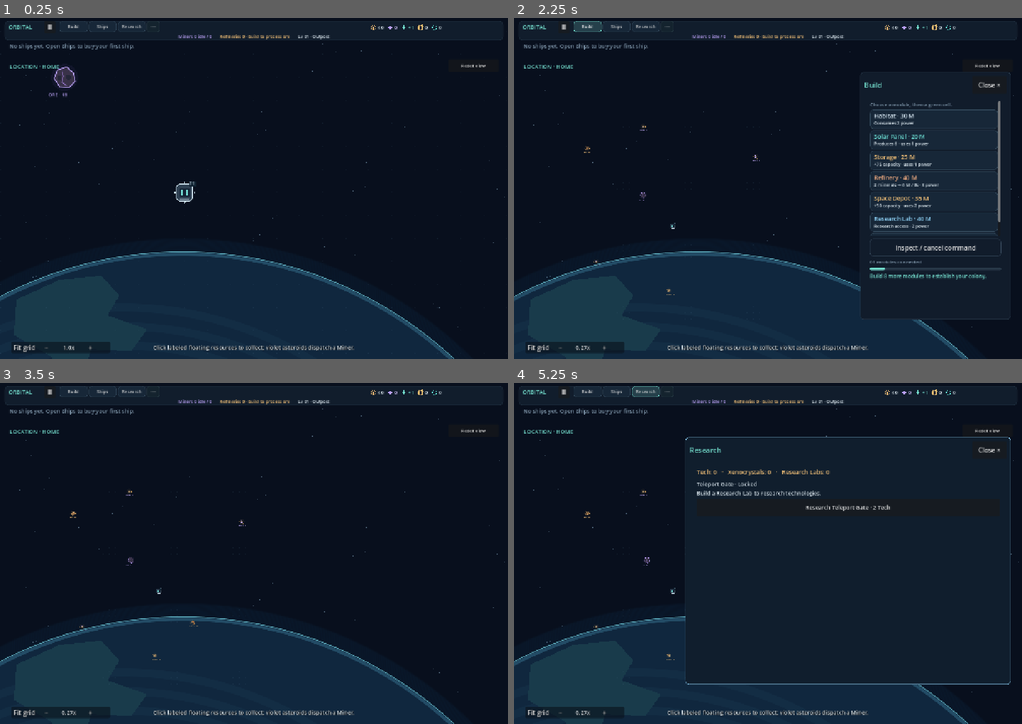
Above: before the commit, frames 1-4 (two rows, left to right).
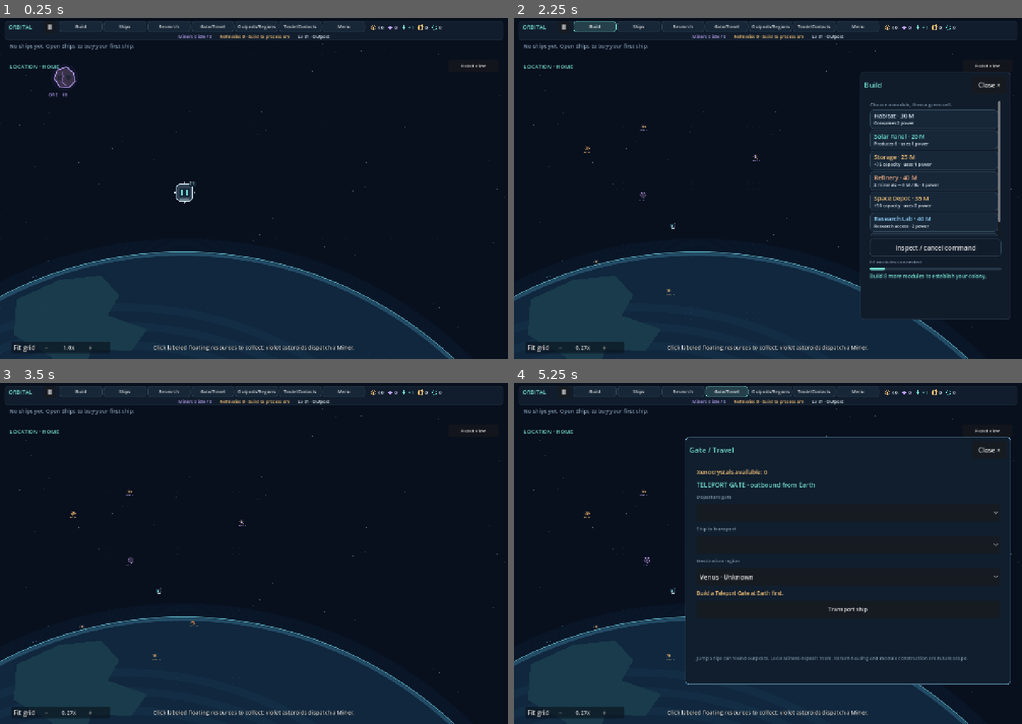
Above: after the commit, the same moments.

Repository: pidiman/orbital
Game: Godot game, scene res://orbital.tscn
Two runs of this game, one before a commit and one after it. Both use one fixed random seed, a clock stepped at 60 frames per second and the inputs below.
Inputs (mouse positions are in pixels of both pictures, inside the frame that each line leads up to):
- Up to frame 1 (0.25 s): no input
- Up to frame 2 (2.25 s): click "Fit grid" at 0.5 s; click "+" at 1.25 s; click "Build" at 2 s
- Up to frame 3 (3.5 s): click "Inspect / cancel command" at 2.75 s
- Up to frame 4 (5.25 s): click "Ships" at 3.5 s; click "Research" at 4.25 s; click (727, 393) at 5 s, where only the run after the commit has a clickable "Gate/Travel"

The runs differ from the first frame. In frame 1, 0.3% of the frame differs, in the area x 13-72%, y 0-5%; in frame 2, 0.4%; in frame 3, 0.3%; in frame 4, 2.3%, in the area x 13-96%, y 0-82%.

Commit message:
HUD: show all menu buttons inline (remove overflow dropdown)

Diff:
--- a/scripts/hud.gd
+++ b/scripts/hud.gd
@@ -12,8 +12,6 @@
 var tech_label: Label
 var xenocrystal_label: Label
 var menu_scroll: ScrollContainer
-var more_button: Button
-var more_popup: PopupPanel
 var toolbar: GridContainer
 var title_label: Label
 var ship_tray: ScrollContainer
@@ -838,7 +836,7 @@
 		label.mouse_filter = Control.MOUSE_FILTER_STOP
 	resource_bar.hide()
 	toolbar = GridContainer.new()
-	toolbar.columns = 4
+	toolbar.columns = 7
 	toolbar.add_theme_constant_override("h_separation", 3)
 	toolbar.add_theme_constant_override("v_separation", 8)
 	menu_scroll = ScrollContainer.new()
@@ -846,31 +844,17 @@
 	root.add_child(menu_scroll)
 	menu_scroll.add_child(toolbar)
 	toolbar.size_flags_horizontal = Control.SIZE_EXPAND_FILL
-	more_popup = PopupPanel.new()
-	more_popup.name = "MoreMenus"
-	root.add_child(more_popup)
-	var overflow := VBoxContainer.new()
-	more_popup.add_child(overflow)
 	for caption: String in ["Build", "Ships", "Research", "Gate/Travel", "Outposts/Regions", "Trade/Contacts", "Menu"]:
 		var button := Button.new()
 		button.text = caption
-		button.custom_minimum_size.y = 28 if caption in ["Build", "Ships", "Research"] else 36
+		button.custom_minimum_size.y = 28
 		button.size_flags_horizontal = Control.SIZE_EXPAND_FILL
 		button.add_theme_font_size_override("font_size", 11)
 		button.add_theme_stylebox_override("normal", _style(Color("172738"), Color("304557")))
 		button.add_theme_stylebox_override("hover", _style(Color("25404b"), CYAN))
-		button.pressed.connect(func() -> void: more_popup.hide(); open_menu(caption))
-		if caption in ["Build", "Ships", "Research"]: toolbar.add_child(button)
-		else: overflow.add_child(button)
+		button.pressed.connect(func() -> void: open_menu(caption))
+		toolbar.add_child(button)
 		menu_buttons[caption] = button
-	more_button = Button.new()
-	more_button.text = "···"
-	more_button.tooltip_text = "Travel, regions, contacts and Menu"
-	more_button.custom_minimum_size = Vector2(32, 28)
-	more_button.add_theme_stylebox_override("normal", _style(Color("14232e"), Color("293d46"), 5))
-	more_button.pressed.connect(func() -> void:
-		more_popup.popup(Rect2i(Vector2i(more_button.global_position + Vector2(0, 32)), Vector2i(205, 160))))
-	toolbar.add_child(more_button)
 	research_button.get_parent().remove_child(research_button)
 	research_button.queue_free()
 	research_button = menu_buttons["Research"]
@@ -948,9 +932,9 @@
 func _layout_menus() -> void:
 	if not is_instance_valid(toolbar): return
 	var viewport_size := get_viewport().get_visible_rect().size
-	toolbar.columns = 4
+	toolbar.columns = 7
 	menu_scroll.position = Vector2(150, 8)
-	menu_scroll.size = Vector2(252, 28)
+	menu_scroll.size = Vector2(maxf(160, viewport_size.x - 510), 28)
 	toolbar.custom_minimum_size.y = 28
 	title_label.position = Vector2(22, 13)
 	if is_instance_valid(compact_resources):
@@ -976,7 +960,6 @@
 		target.size = Vector2(width, minf(height, 220) if target == menu_panel else (minf(height, 360) if target == ship_context else height))
 
 func close_panels() -> void:
-	if is_instance_valid(more_popup): more_popup.hide()
 	if is_instance_valid(dev_panel): dev_panel.hide()
 	for target: PanelContainer in managed_panels:
 		if is_instance_valid(target): target.hide()
@@ -1231,7 +1214,7 @@
 	_wrap_panel(settings_panel, "Settings")
 
 func has_open_panel() -> bool:
-	return (is_instance_valid(more_popup) and more_popup.visible) or managed_panels.any(func(item: PanelContainer) -> bool: return item.visible) or (is_instance_valid(dev_panel) and dev_panel.visible)
+	return managed_panels.any(func(item: PanelContainer) -> bool: return item.visible) or (is_instance_valid(dev_panel) and dev_panel.visible)
 
 func pointer_over_ui(point: Vector2) -> bool:
 	var viewport_size := get_viewport().get_visible_rect().size
--- a/tests/compact_hud_playthrough.gd
+++ b/tests/compact_hud_playthrough.gd
@@ -9,7 +9,7 @@
 	for i in range(1, 12): game.model.build(Vector2(i * 58, 0), "solar")
 	for kind: String in game.model.ship_catalog: game.model.buy_ship(kind)
 	await settle(3)
-	checks.three_primary = hud.toolbar.get_child_count() == 4 and not hud.menu_buttons["Gate/Travel"].is_visible_in_tree()
+	checks.all_inline = hud.toolbar.get_child_count() == 7 and hud.menu_buttons.values().all(func(button: Button) -> bool: return button.is_visible_in_tree() and button.get_parent() == hud.toolbar)
 	checks.seven_roles = hud.ship_tiles.size() == game.model.ship_catalog.size()
 	checks.compact_height = hud.ship_tray.get_global_rect().end.y <= 134
 	checks.resources_beside_menu = hud.compact_resources.position.x >= hud.menu_scroll.get_global_rect().end.x
--- a/tests/outpost_playthrough.gd
+++ b/tests/outpost_playthrough.gd
@@ -138,9 +138,6 @@
 	if game.hud.active_menu != menu: await click(game.hud.menu_buttons[menu].get_global_rect().get_center())
 
 func use(button: Control) -> void:
-	if game.hud.menu_buttons.values().has(button) and not button.is_visible_in_tree():
-		await click(game.hud.more_button.get_global_rect().get_center())
-		await settle(2)
 	if game.hud.ship_context.is_ancestor_of(button) and not button.is_visible_in_tree():
 		for ship_id: int in game.hud.ship_entries:
 			if game.hud.ship_entries[ship_id].is_ancestor_of(button):
